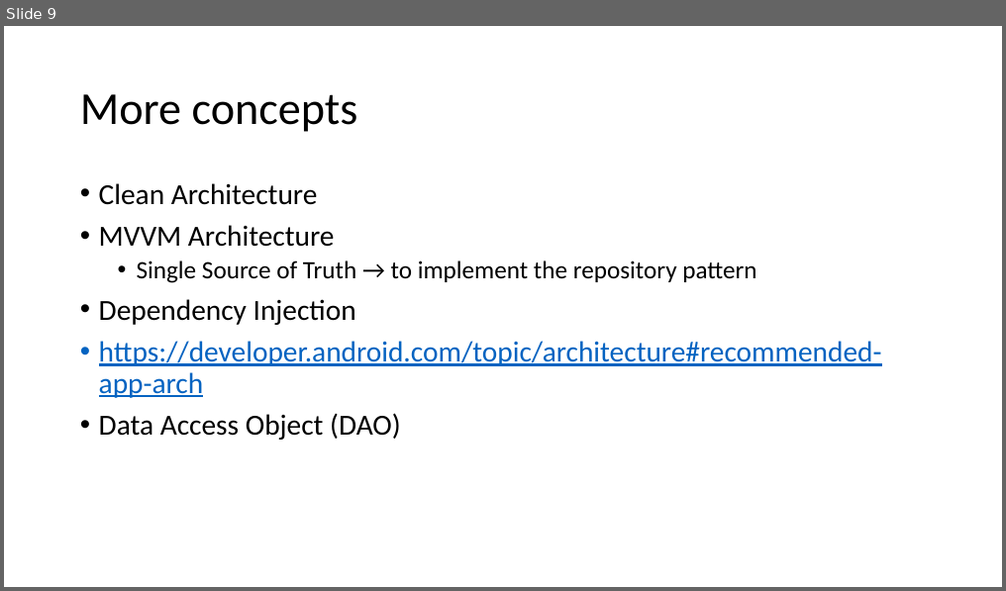
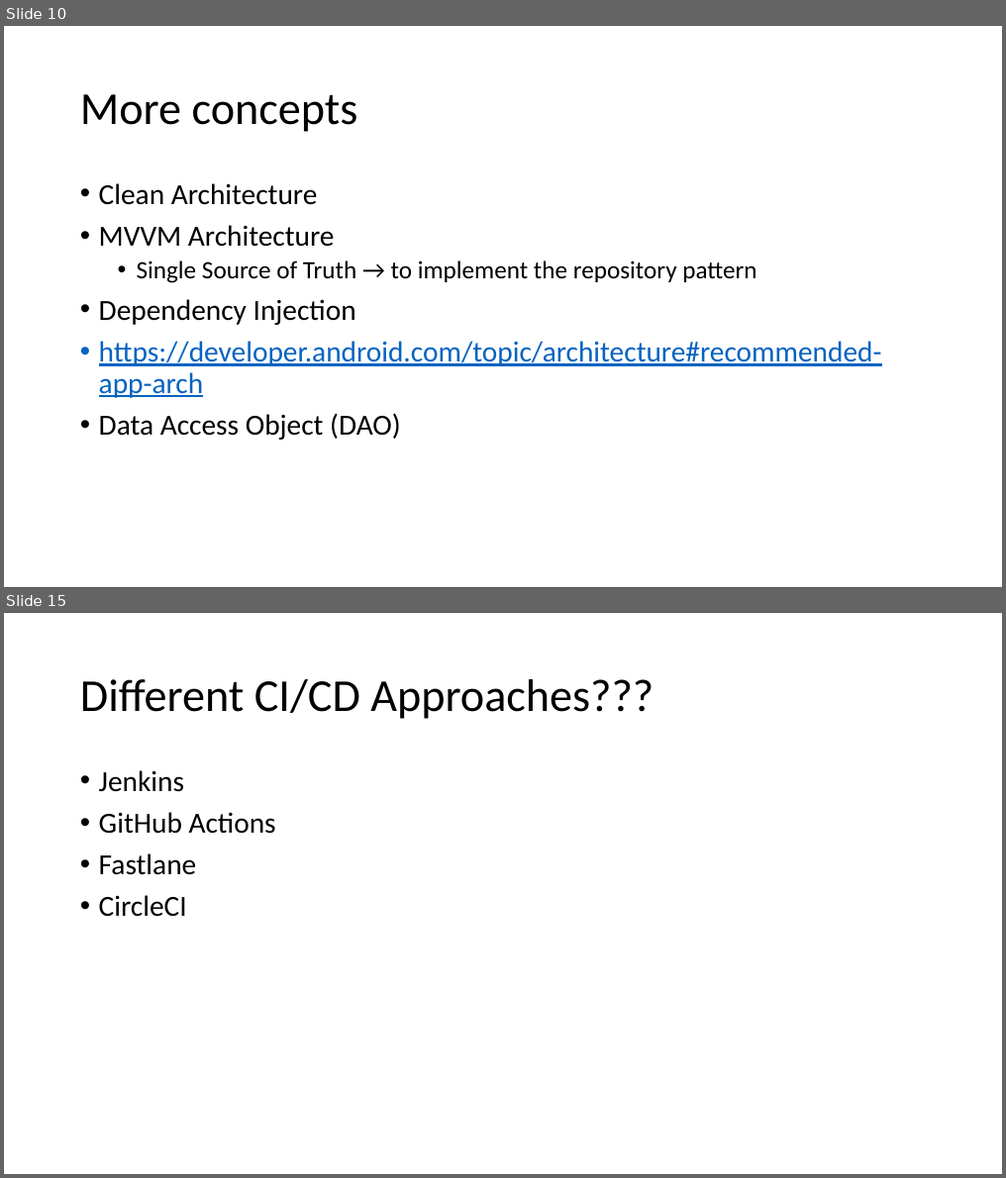
Before and after one commit to joellecorliss/Associate-Android-Developer, a slide deck: Android Basics in Kotlin.pptx. Shown one above the other, each under a label of ours: slide 9 before the commit, slides 10 and 15 after it; the slides between them are not shown. The pictures are 1006x591 and 1006x1178 pixels, drawn with LibreOffice and Linux fonts; fonts in the diff are those of the drawing. Boxes give left, top, right and bottom in pixels: in the first picture for what was removed or moved away, otherwise in the second. Text is boxed around its words. In the diff, an @@ line names an element or a change of style, - is before the commit and + after.

```diff
--- a/Android Basics in Kotlin.pptx
+++ b/Android Basics in Kotlin.pptx
@@ slide 15 added at box(4, 613, 1002, 1174), background #FFFFFF @@
@@ title added at box(80, 679, 653, 719), 44 pt, text #000000 @@
+Different CI/CD Approaches???
@@ text added at box(99, 770, 276, 917), 28 pt, text #000000 @@
+• Jenkins
+• GitHub Actions
+• Fastlane
+• CircleCI
@@ what was slide 9 is now slide 10 @@
```
Also in this commit, not shown: 5 other slides added.
